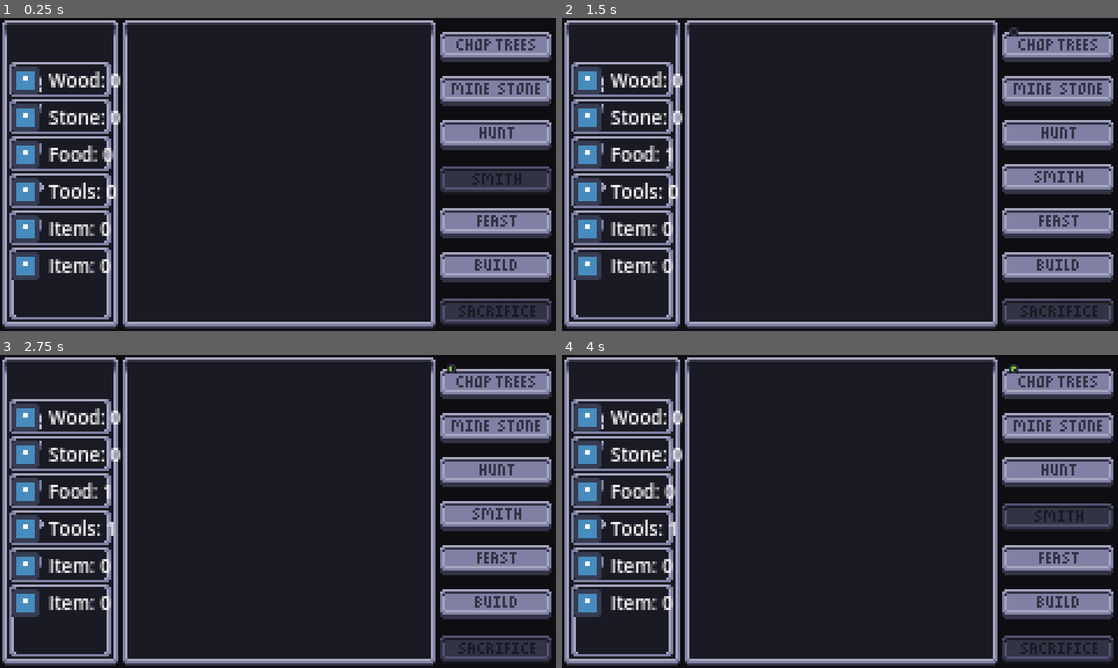
Above: before the commit, frames 1-4 (two rows, left to right).
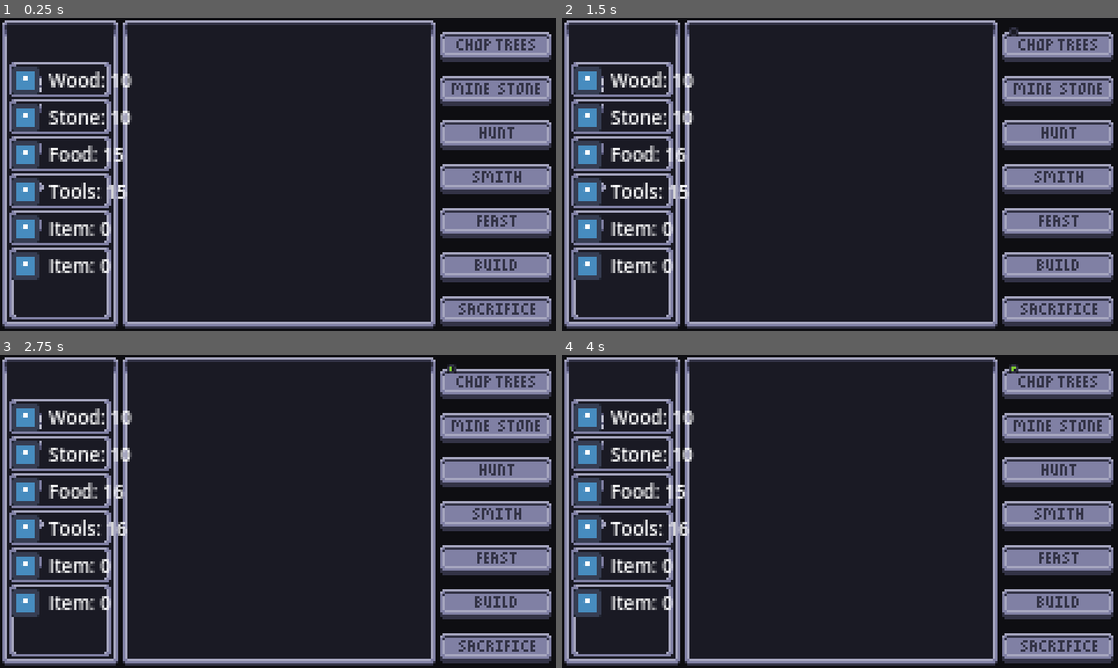
Above: after the commit, the same moments.

Repository: Gugubo/Inevitable
Game: Godot game, scene res://main.tscn
Two runs of this game, one before a commit and one after it. Both use one fixed random seed, a clock stepped at 60 frames per second and the inputs below. The engine's default icon, where the game draws it, is replaced by a stand-in: a white triangle on a blue panel in a dark square.
Inputs (mouse positions are in pixels of both pictures, inside the frame that each line leads up to):
- Up to frame 1 (0.25 s): no input
- Up to frame 2 (1.5 s): click (1056, 46) at 0.5 s; click (1056, 89) at 1.25 s
- Up to frame 3 (2.75 s): click (494, 470) at 2 s
- Up to frame 4 (4 s): click (1056, 514) at 2.75 s; click (1056, 561) at 3.5 s

The runs differ from the first frame. In frame 1, 3.8% of the frame differs, in the area x 18-100%, y 17-99%; in frame 2, 2.0%; in frame 3, 2.0%; in frame 4, 3.7%.
Error in both runs: Out of bounds get index '4' (on base: 'Dictionary[int, String]') (res://inventory_item/inventory_item.gd:16)

Commit message:
Add reset function to game_state

Diff:
--- a/game_state.gd
+++ b/game_state.gd
@@ -21,6 +21,22 @@
 	Item.TOOLS: "Tools",
 }
 
+func _ready() -> void:
+	reset()
+
+
+func reset() -> void:
+	population = 30
+	morale = 100
+	corruption = 0
+
+	inventory = {
+		Item.WOOD: 10,
+		Item.STONE: 10,
+		Item.FOOD: 15,
+		Item.TOOLS: 15,
+	}
+
 
 func add_item(item: Item, amount: int) -> void:
 	inventory[item] += amount
